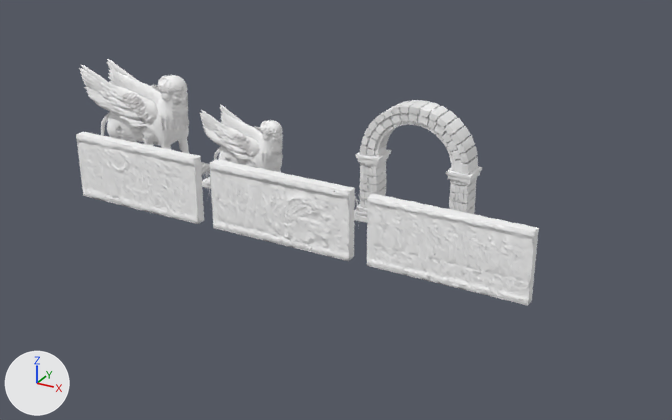
A saved change to the glTF model assets/r3/stair/props_lod1.glb.
Before and after are seen from a 50 mm camera at (11.97, -18.2, 10.67) aimed at (1.48, 0.87, 1.13). The axes (+X, +Y, +Z) are drawn at lower left. The lights are the same throughout. The picture after the commit comes second. Where no turn or scale is listed for an object, it has been applied to the vertices.

Script lines for the objects in view, before the commit:
```python
ob_lamassu_guardian_large_lod1 = bpy.data.objects.new('Lamassu_Guardian_Large_LOD1', me_lamassu_guardian_large)
ob_lamassu_guardian_large_lod1.location = (-6.6, 3.15, 1.64)
ob_lamassu_guardian_small_lod1 = bpy.data.objects.new('Lamassu_Guardian_Small_LOD1', me_lamassu_guardian_small)
ob_lamassu_guardian_small_lod1.location = (-2.75, 3.15, 1.21)
ob_relief_moon_phases_and_cuneiform_lod1 = bpy.data.objects.new('Relief_Moon_Phases_And_Cuneiform_LOD1', me_relief_moon_phases_and_cuneiform)
ob_relief_moon_phases_and_cuneiform_lod1.location = (-4.69, 0.55, 0.97)
# also in view: 'Relief_Royal_Procession_LOD1' at (4.69, 0.55, 0.95); 'Relief_Winged_Guardian_And_Attendants_LOD1' at (0.0, 0.55, 0.97); 'Masonry_Archway_Large_LOD1' at (2.7, 3.15, 1.76)
```
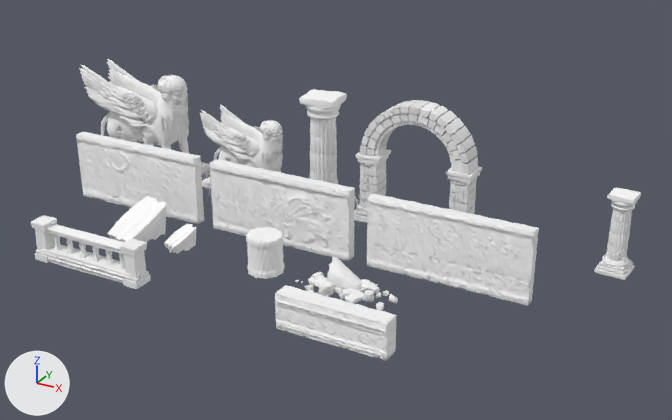
Patch to the scene script:
```diff
--- a/assets/r3/stair/props_lod1.glb.py
+++ b/assets/r3/stair/props_lod1.glb.py
@@ ob_carved_rosette_frieze_block_lod1 @@
+ob_carved_rosette_frieze_block_lod1 = bpy.data.objects.new('Carved_Rosette_Frieze_Block_LOD1', me_carved_rosette_frieze_block)  # 2329 vertices, 4548 faces; spans x -1.37..1.37, y -0.25..0.25, z -0.46..0.46; in mat_carved_rosette_frieze_block_carving (white #ffffff)
+ob_carved_rosette_frieze_block_lod1.location = (3.58, -3.05, 0.46)
@@ ob_stone_balustrade_with_carved_plinth_lod1 @@
+ob_stone_balustrade_with_carved_plinth_lod1 = bpy.data.objects.new('Stone_Balustrade_With_Carved_Plinth_LOD1', me_stone_balustrade_with_carved_plinth)  # 2638 vertices, 5121 faces; spans x -1.67..1.67, y -0.27..0.27, z -0.53..0.53; in mat_balustrade_engraving_carving (white #ffffff)
+ob_stone_balustrade_with_carved_plinth_lod1.location = (-3.28, -3.05, 0.53)
@@ ob_collapsed_masonry_rubble_cluster_lod1 @@
+ob_collapsed_masonry_rubble_cluster_lod1 = bpy.data.objects.new('Collapsed_Masonry_Rubble_Cluster_LOD1', me_collapsed_masonry_rubble_cluster)  # 2489 vertices, 4669 faces; spans x -1.31..1.31, y -0.68..0.68, z -0.39..0.39
+ob_collapsed_masonry_rubble_cluster_lod1.location = (2.78, -0.99, 0.39)
@@ ob_inscribed_broken_column_drum_lod1 @@
+ob_inscribed_broken_column_drum_lod1 = bpy.data.objects.new('Inscribed_Broken_Column_Drum_LOD1', me_inscribed_broken_column_drum)  # 2825 vertices, 5638 faces; spans x -0.463..0.463, y -0.465..0.465, z -0.502..0.502; in mat_column_drum_engraved_front (white #ffffff)
+ob_inscribed_broken_column_drum_lod1.location = (0.52, -0.99, 0.5)
@@ ob_fractured_inscribed_slab_small_lod1 @@
+ob_fractured_inscribed_slab_small_lod1 = bpy.data.objects.new('Fractured_Inscribed_Slab_Small_LOD1', me_fractured_inscribed_slab_small)  # 1126 vertices, 2203 faces; spans x -0.34..0.34, y -0.454..0.454, z -0.277..0.277; in mat_fractured_inscribed_slab_small_engraved (white #ffffff)
+ob_fractured_inscribed_slab_small_lod1.location = (-2.1, -0.99, 0.28)
@@ ob_fractured_inscribed_slab_large_lod1 @@
+ob_fractured_inscribed_slab_large_lod1 = bpy.data.objects.new('Fractured_Inscribed_Slab_Large_LOD1', me_fractured_inscribed_slab_large)  # 1683 vertices, 3292 faces; spans x -0.58..0.58, y -0.8..0.8, z -0.44..0.44; in mat_fractured_inscribed_slab_large_engraved (white #ffffff)
+ob_fractured_inscribed_slab_large_lod1.location = (-3.5, -0.99, 0.44)
@@ ob_fluted_stone_column_short_lod1 @@
+ob_fluted_stone_column_short_lod1 = bpy.data.objects.new('Fluted_Stone_Column_Short_LOD1', me_fluted_stone_column_short)  # 2882 vertices, 5704 faces; spans x -0.42..0.42, y -0.42..0.42, z -1.05..1.05
+ob_fluted_stone_column_short_lod1.location = (8.09, 3.15, 1.05)
@@ ob_fluted_stone_column_tall_lod1 @@
+ob_fluted_stone_column_tall_lod1 = bpy.data.objects.new('Fluted_Stone_Column_Tall_LOD1', me_fluted_stone_column_tall)  # 2882 vertices, 5702 faces; spans x -0.65..0.65, y -0.65..0.65, z -1.67..1.67
+ob_fluted_stone_column_tall_lod1.location = (-0.17, 3.15, 1.67)
```

Boxes [x1, y1, x2, y2] around the edits, measured in the pictures (672 x 420 px):
'Carved_Rosette_Frieze_Block_LOD1', added: after [275, 285, 396, 361]
    faces in mat_carved_rosette_frieze_block_carving (white #ffffff): [275, 293, 388, 361]
    faces in mat_weathered_ochre_stone: [276, 285, 396, 361]
'Stone_Balustrade_With_Carved_Plinth_LOD1', added: after [31, 215, 151, 289]
    faces in mat_weathered_ochre_stone: [31, 215, 151, 289]
    faces in mat_balustrade_engraving_carving (white #ffffff): [46, 253, 125, 281]
'Fluted_Stone_Column_Tall_LOD1', added: after [299, 89, 347, 184]
'Fluted_Stone_Column_Short_LOD1', added: after [594, 188, 641, 280]
'Collapsed_Masonry_Rubble_Cluster_LOD1', added: after [295, 256, 398, 311]
'Fractured_Inscribed_Slab_Large_LOD1', added: after [108, 196, 166, 243]
    faces in mat_fractured_inscribed_slab_large_engraved (white #ffffff): [108, 196, 166, 242]
    faces in mat_weathered_ochre_stone: [108, 199, 166, 243]
'Inscribed_Broken_Column_Drum_LOD1', added: after [246, 227, 285, 279]
    faces in mat_column_drum_engraved_front (white #ffffff): [246, 235, 276, 279]
    faces in mat_weathered_ochre_stone: [247, 227, 285, 277]
'Fractured_Inscribed_Slab_Small_LOD1', added: after [164, 223, 196, 254]
    faces in mat_fractured_inscribed_slab_small_engraved (white #ffffff): [165, 223, 196, 249]
    faces in mat_weathered_ochre_stone: [164, 225, 196, 254]
